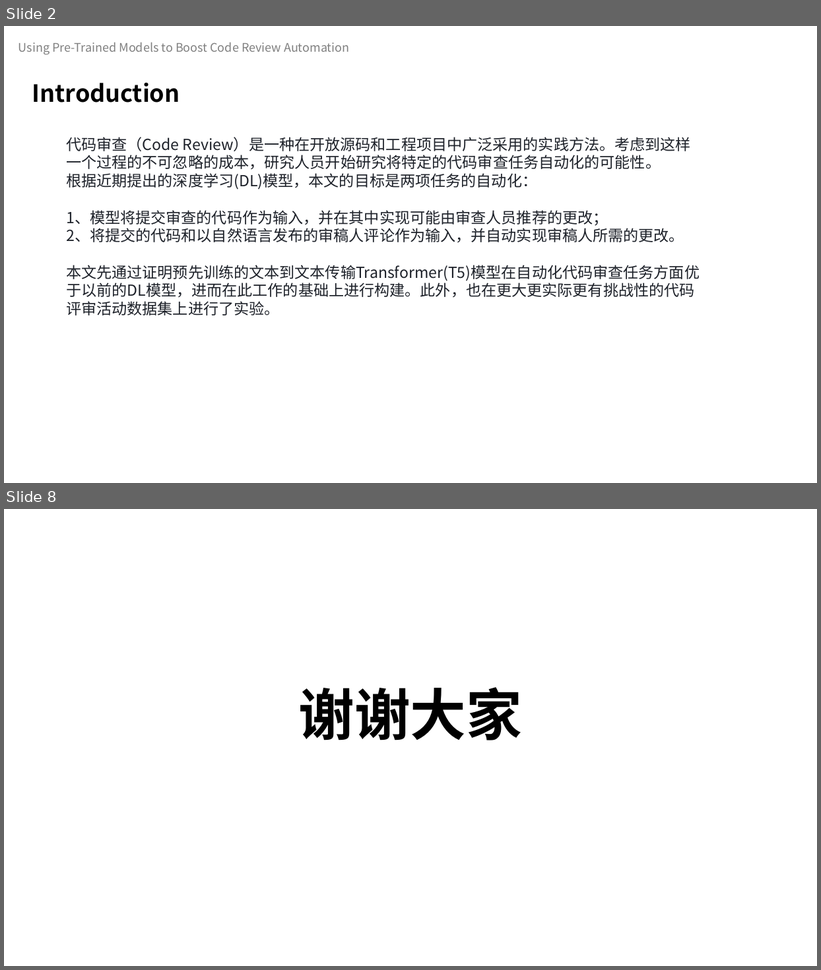
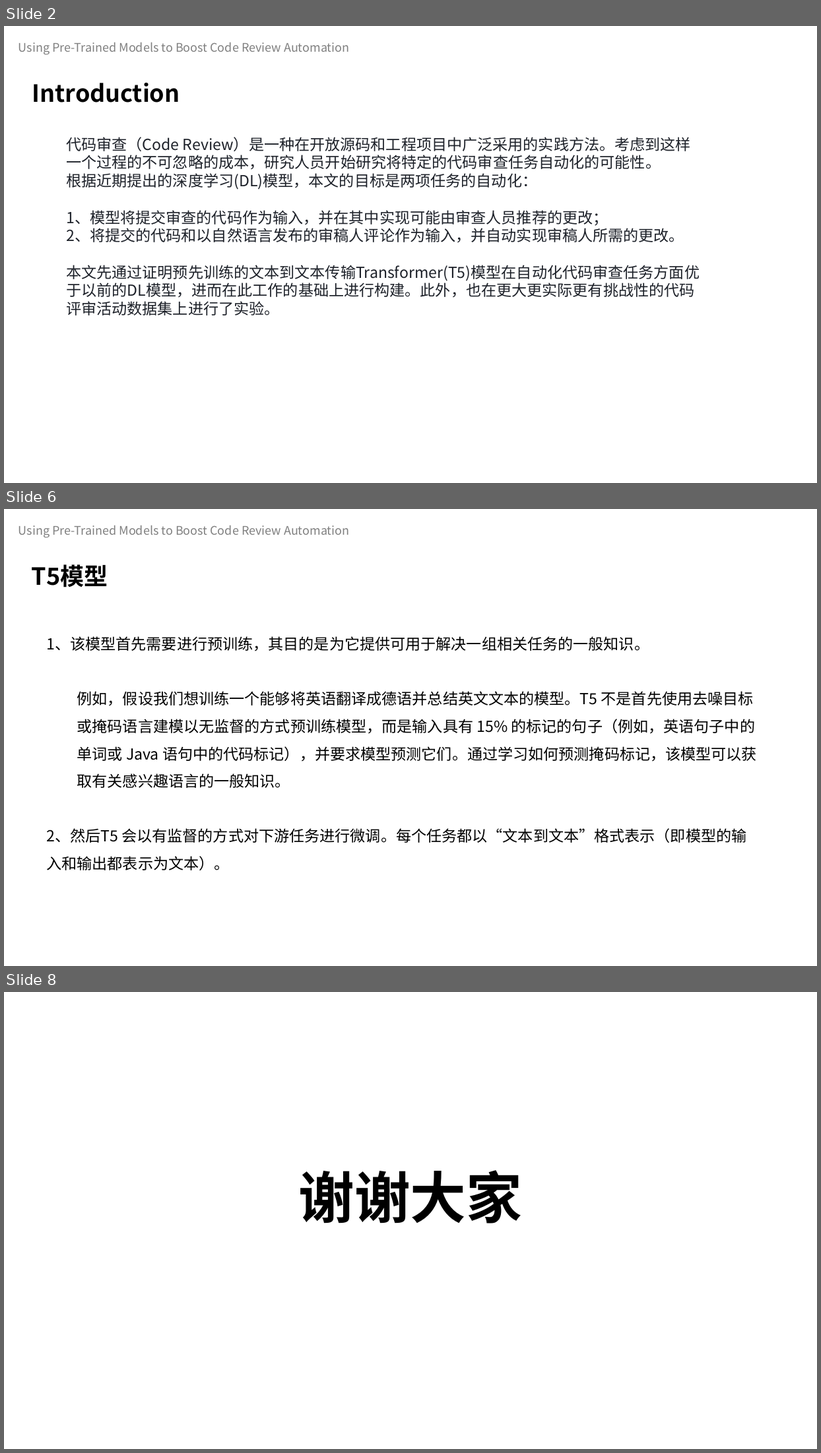
Before and after one commit to celeste-lingshi/Celeste, a slide deck: 汇报/软件测试展示_222126_项桂巳雨.pptx. Shown one above the other, each under a label of ours: slides 2 and 8 before the commit, slides 2, 6 and 8 after it; the slides between them are not shown. The pictures are 821x970 and 821x1453 pixels, drawn with LibreOffice and Linux fonts; fonts in the diff are those of the drawing. Boxes give left, top, right and bottom in pixels: in the first picture for what was removed or moved away, otherwise in the second. Text is boxed around its words. In the diff, an @@ line names an element or a change of style, - is before the commit and + after.

```diff
--- a/汇报/软件测试展示_222126_项桂巳雨.pptx
+++ b/汇报/软件测试展示_222126_项桂巳雨.pptx
@@ slide 6 added at [4,509,817,966], background #FFFFFF @@
@@ text added at [19,525,349,538], 14 pt, text #808080 @@
+Using Pre-Trained Models to Boost Code Review Automation
@@ text added at [32,564,108,588], 28 pt, text #000000, bold @@
+T5模型
@@ text added at [46,636,757,871], 18 pt, text #000000 @@
+1、该模型首先需要进行预训练，其目的是为它提供可用于解决一组相关任务的一般知识。
+  例如，假设我们想训练一个能够将英语翻译成德语并总结英文文本的模型。T5 不是首先使用去噪目标或掩码语言建模以无监督的方式预训练模型，而是输入具有 15% 的标记的句子（例如，英语句子中的单词或 Java 语句中的代码标记），并要求模型预测它们。通过学习如何预测掩码标记，该模型可以获取有关感兴趣语言的一般知识。
+2、然后T5 会以有监督的方式对下游任务进行微调。每个任务都以“文本到文本”格式表示（即模型的输入和输出都表示为文本）。
```
Also in this commit, not shown: 1 slide changed, 2 other slides added, 3 slides removed.
